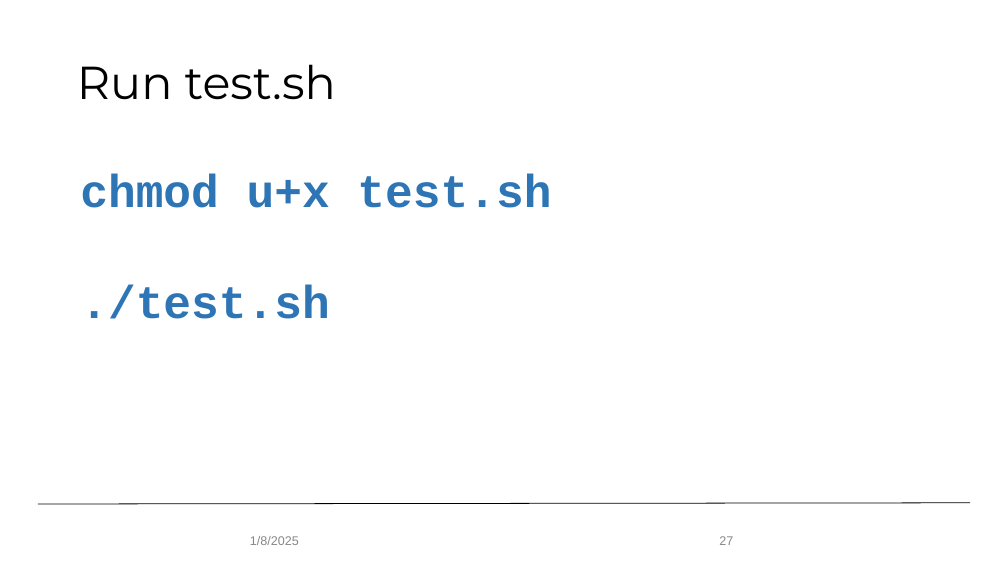
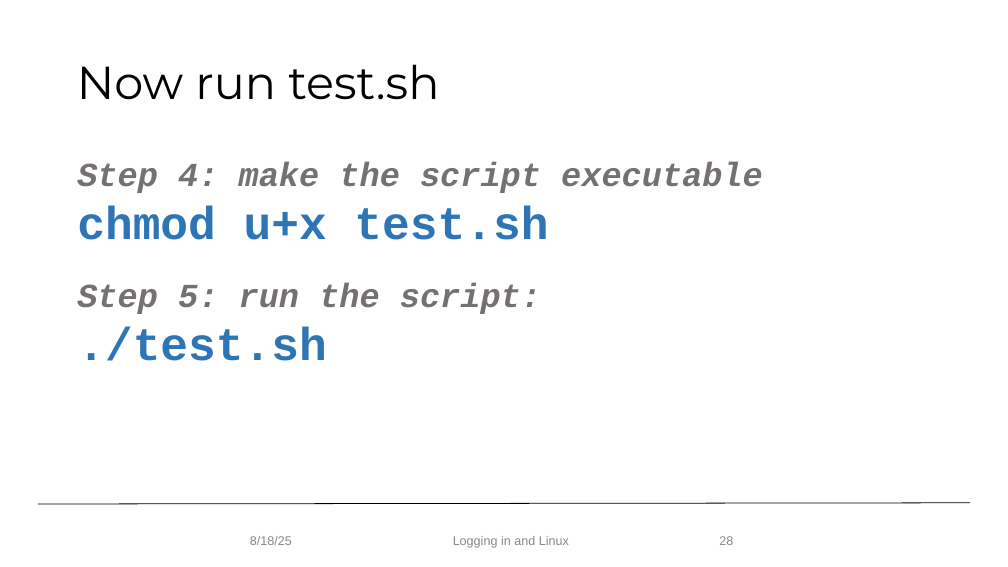
Before and after one commit to mohalkh5/hpc_fundamentals_micro_credential, a slide deck: slide 28 of logging_in_and_linux/logging_in_linux.pptx (slide 27 before the commit). Drawn at 1008x567 pixels with LibreOffice and Linux fonts; fonts in the diff are those of the drawing; background and template pictures are left out. Boxes give left, top, right and bottom in pixels: in the first picture for what was removed or moved away, otherwise in the second. Text is boxed around its words. In the diff, an @@ line names an element or a change of style, - is before the commit and + after.

Commit message:
General updates for Aug 2025, specific updates to Linux presentation (#22) (#1)
* Updated lecture for Jan 2024

* Delete asking_for_help directory -- has been merged into module 1

* Delete research_allocations directory - has been merged with monitoring module

* updated for August 2025

* Create variables_scope.sh

* Create test.sh

* Delete logging_in_and_linux/shell_scripts directory

* Aug 2025 edits to Linux presentation

```diff
--- a/logging_in_and_linux/logging_in_linux.pptx
+++ b/logging_in_and_linux/logging_in_linux.pptx
@@ title at (77,64,439,100): text changed @@
-Run test.sh
+Now run test.sh
@@ text "Step 4: make the script ...": place and size @@
-text "Step 4: make the script ..." at (80,174,551,319)
+text "Step 4: make the script ..." at (77,162,763,361)
@@ text at (77,162,763,193): paragraph added @@
+Step 4: make the script executable
@@ text at (77,283,541,314): paragraph added @@
+Step 5: run the script:
@@ text at (250,536,292,545): text changed @@
-1/8/2025
+8/18/25
@@ text added at (453,536,569,548), 12 pt, text #888888 @@
+Logging in and Linux
@@ page number at (719,536,733,545): text changed @@
-27
+28
```
Also in this commit, not shown: 27 other slides changed, 3 slides added, 3 slides removed, 7 other files.
